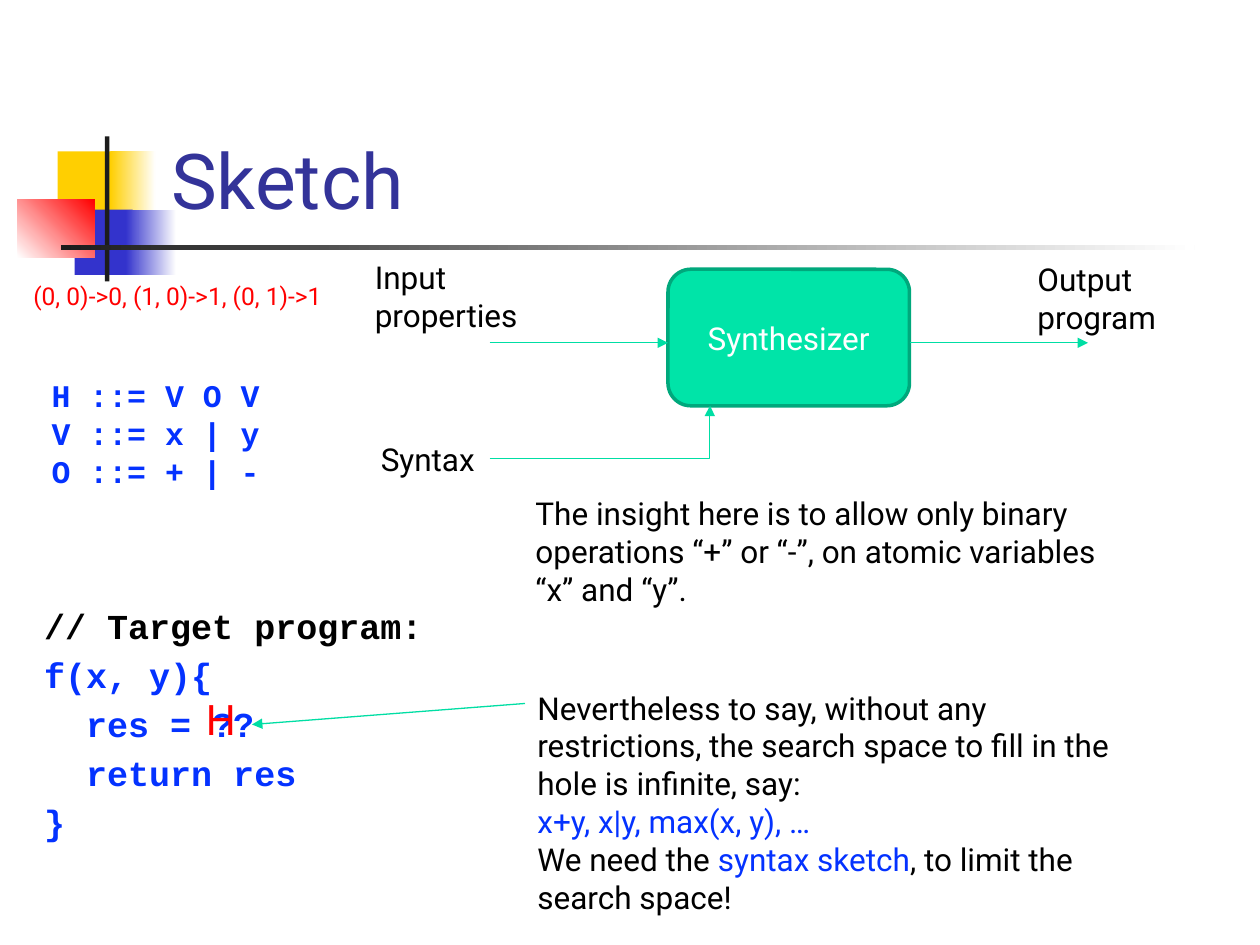
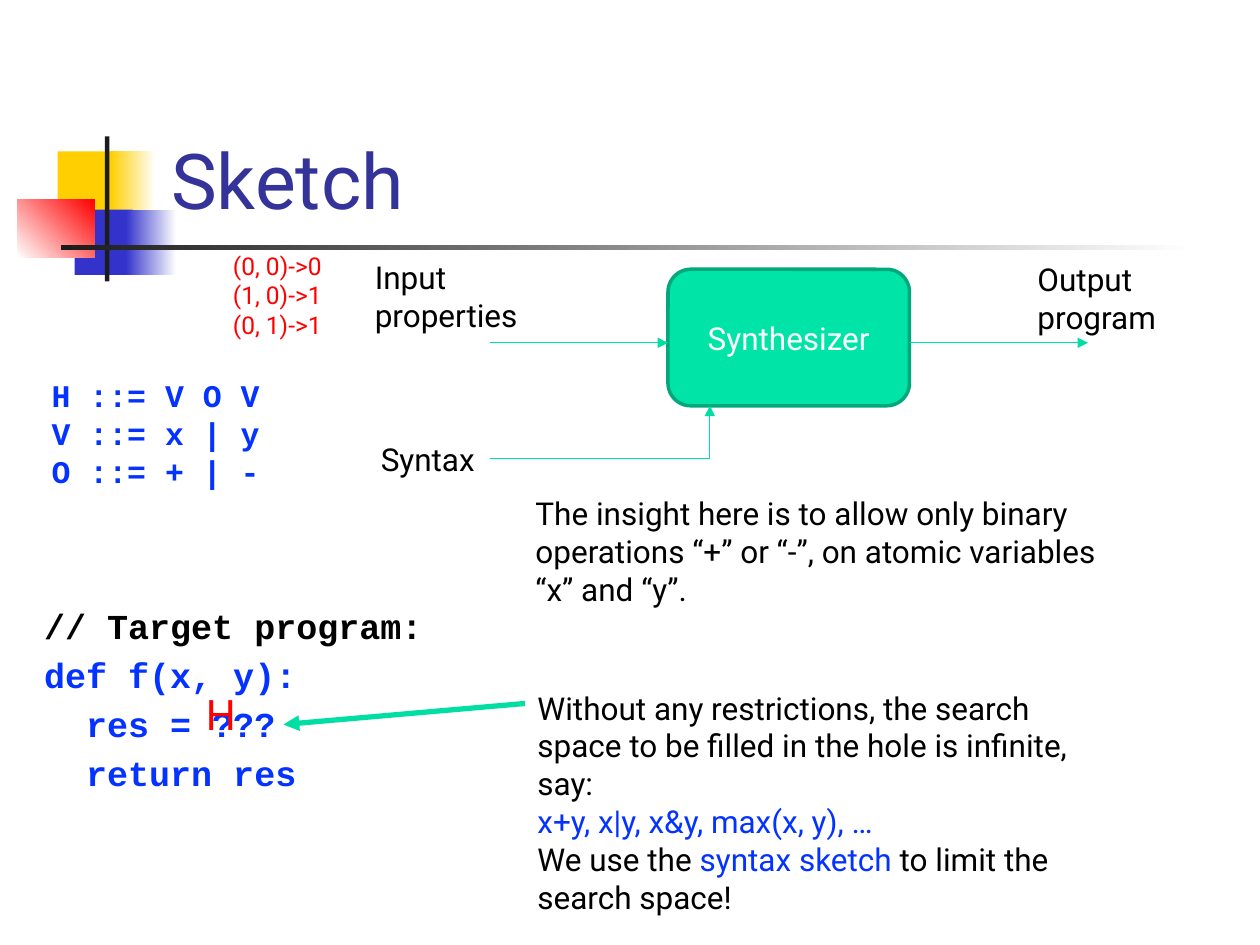
Before and after one commit to csslab-ustc/csslab-ustc.github.io, a slide deck: slide 7 of courses/theory/slides/lec20-synthesis.pptx (slide 8 before the commit). Drawn at 1260x945 pixels with LibreOffice and Linux fonts; fonts in the diff are those of the drawing. Boxes give left, top, right and bottom in pixels: in the first picture for what was removed or moved away, otherwise in the second. Text is boxed around its words. In the diff, an @@ line names an element or a change of style, - is before the commit and + after.

```diff
--- a/courses/theory/slides/lec20-synthesis.pptx
+++ b/courses/theory/slides/lec20-synthesis.pptx
@@ text at <box>233,255,322,340</box>: text changed @@
-(0, 0)->0, (1, 0)->1, (0, 1)->1
+(0, 0)->0
+(1, 0)->1
+(0, 1)->1
@@ text at <box>44,615,422,787</box>: paragraph removed @@
-}
@@ text at <box>44,664,296,738</box>: text changed @@
-f(x, y){
-res = ??
+def f(x, y):
+res = ???
@@ text "H" rewrapped from <box>206,705,236,737</box> to <box>206,691,236,737</box> @@
@@ arrow moved from (525, 703) - (252, 724) to (525, 703) - (284, 724) @@
@@ arrow (525, 703) - (284, 724): stroke #00DFA4 0.75 pt to #00DFA4 3 pt @@
@@ text at <box>537,696,1067,878</box>: text changed @@
-Nevertheless to say, without any restrictions, the search space to fill in the hole is infinite, say:
-x+y, x|y, max(x, y), …
-We need the syntax sketch, to limit the search space!
+Without any restrictions, the search space to be filled in the hole is infinite, say:
+x+y, x|y, x&y, max(x, y), …
+We use the syntax sketch to limit the search space!
```
Also in this commit, not shown: 6 other slides changed, 2 slides added, 3 slides removed, 2 other files.
